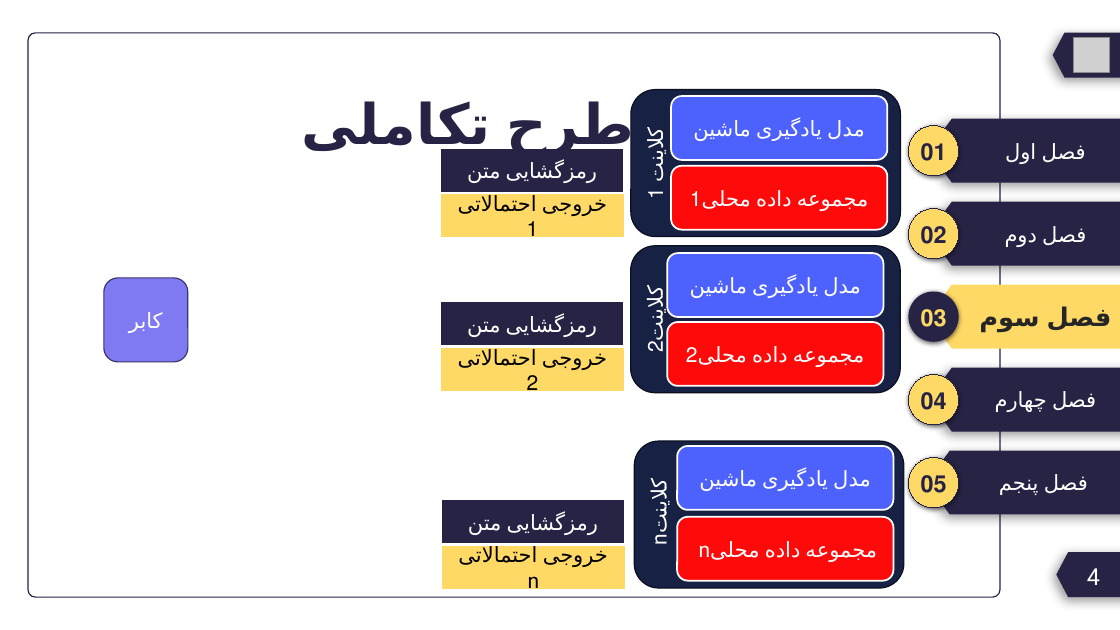
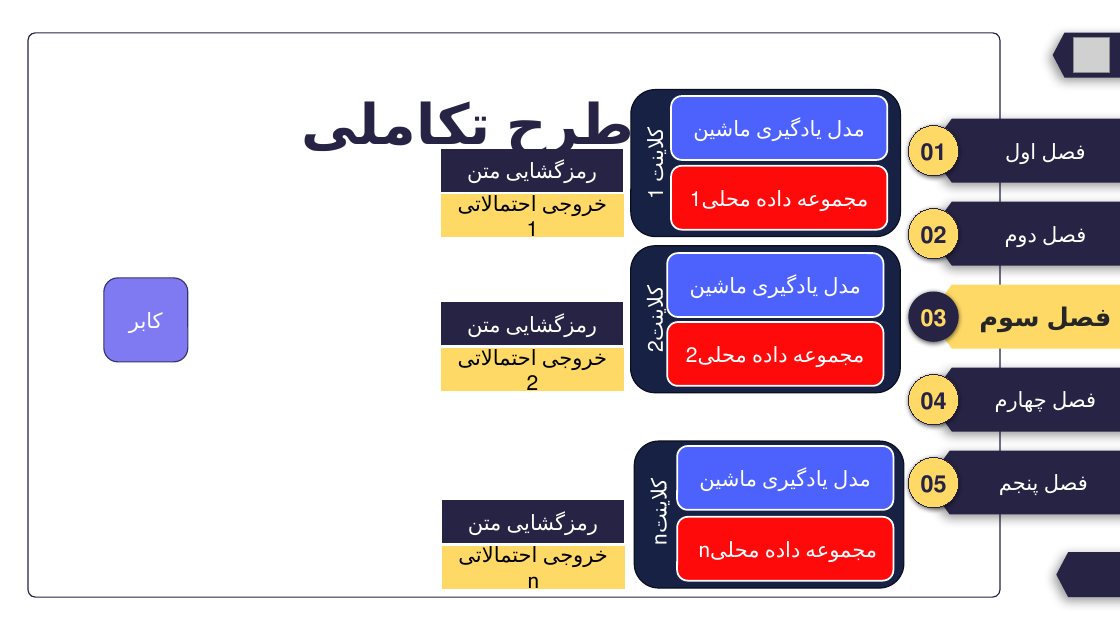
Before and after one commit to Sajjad-s-presentations/My-master-s-thesis, a slide deck: slide 29 of Slides/slides.pptx (slide 27 before the commit). Drawn at 1120x630 pixels with LibreOffice and Linux fonts; fonts in the diff are those of the drawing; grey boxes stand for pictures. Boxes give left, top, right and bottom in pixels: in the first picture for what was removed or moved away, otherwise in the second. Text is boxed around its words. In the diff, an @@ line names an element or a change of style, - is before the commit and + after.

```diff
--- a/Slides/slides.pptx
+++ b/Slides/slides.pptx
@@ text removed at (x1=1087, y1=568, x2=1100, y2=585) @@
-4
```
Also in this commit, not shown: 3 other slides changed, 10 slides added, 1 slide removed.
